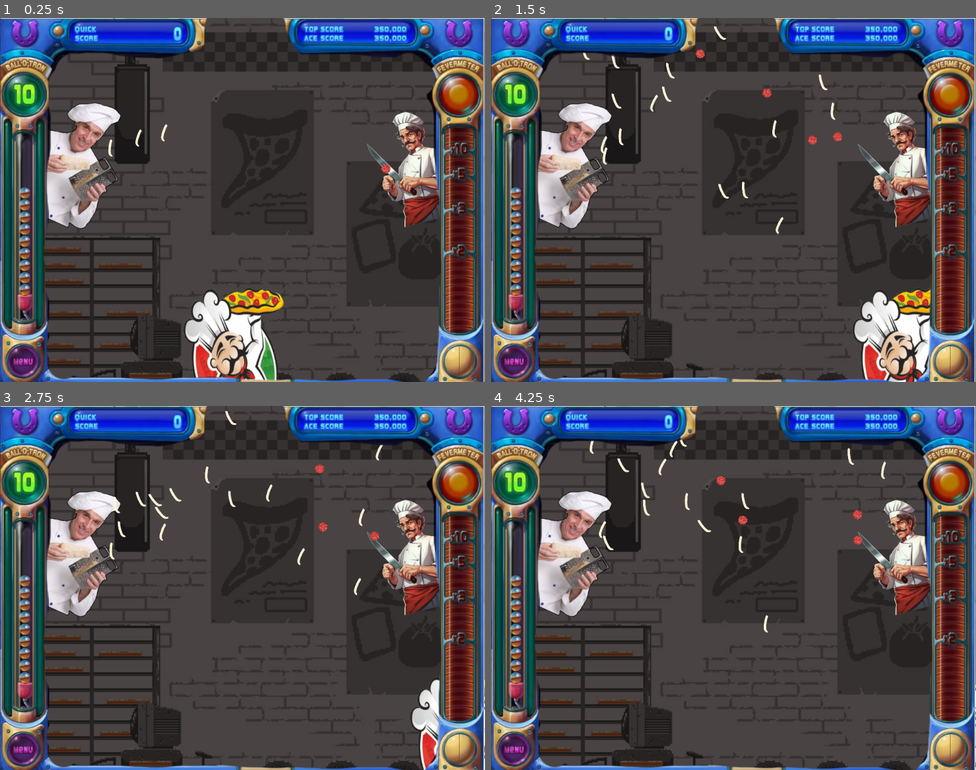
Above: before the commit, frames 1-4 (two rows, left to right).
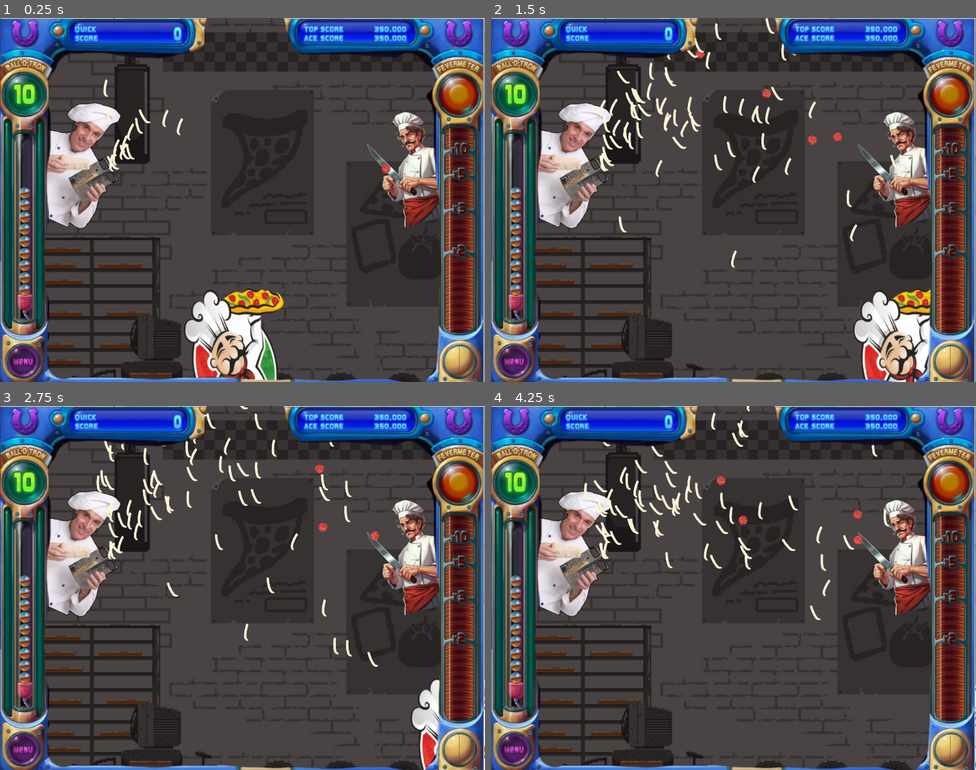
Above: after the commit, the same moments.

Repository: JohnStegmaier/Pizza-Launch
Game: Godot game, scene res://Scripts/MainProject.tscn
Two runs of this game, one before a commit and one after it. Both use one fixed random seed, a clock stepped at 60 frames per second and the inputs below.
Inputs:
- Up to frame 1 (0.25 s): no input
- Up to frame 2 (1.5 s): hold Right (ui_right) 0.53-1.28 s; hold Left (ui_left) from 1.28 s (still down)
- Up to frame 3 (2.75 s): release Left (ui_left) at 2.03 s; hold Right (ui_right) from 2.03 s (still down)
- Up to frame 4 (4.25 s): release Right (ui_right) at 3.53 s; hold Left (ui_left) from 3.53 s (still down)

The runs differ from the first frame. In frame 1, 0.5% of the frame differs, in the area x 21-81%, y 16-43%; in frame 2, 2.0%; in frame 3, 1.9%; in frame 4, 2.0%, in the area x 19-83%, y 0-63%.

Commit message:
Update CheeseEmitter.gd
Cheese emissions increased by 1000% as per Airi's rude complaint.

Diff:
--- a/Scripts/CheeseEmitter.gd
+++ b/Scripts/CheeseEmitter.gd
@@ -1,7 +1,7 @@
 extends Node2D
 
 @export var cheese_scene: PackedScene
-@export var emit_interval: float = 0.06
+@export var emit_interval: float = 0.006
 @export var arc_speed_range := Vector2(500, 1050)
 @export var arc_angle_range := Vector2(10, -50) # slight randomness
 
